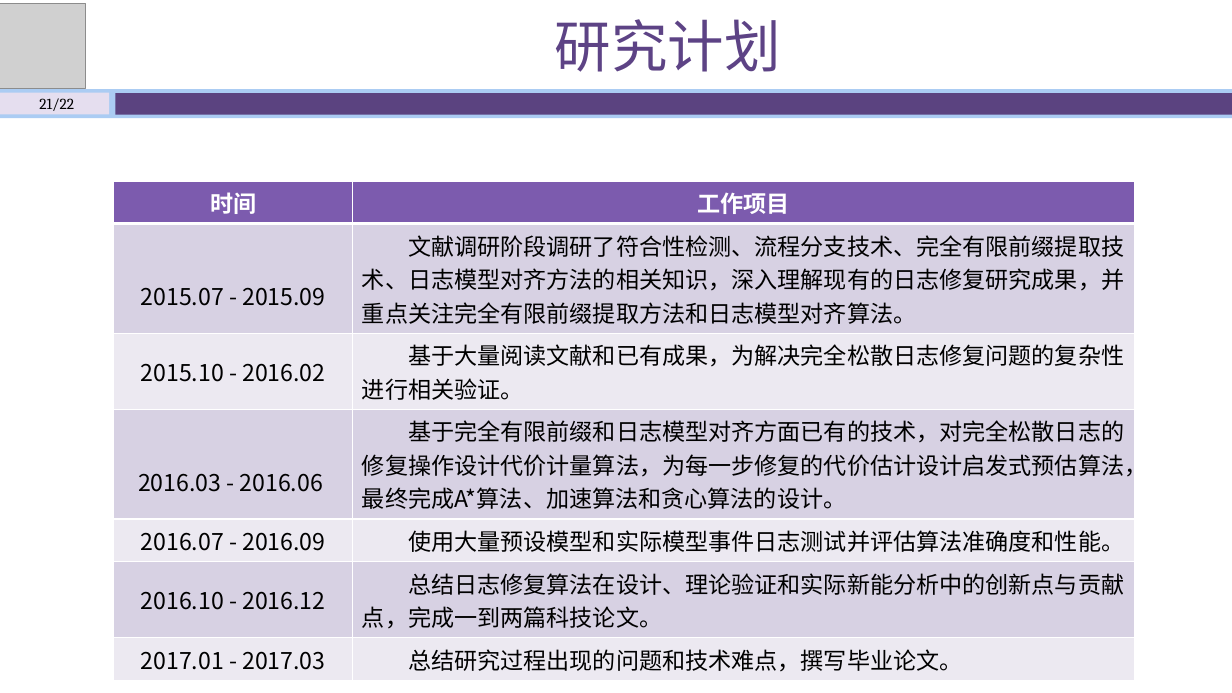
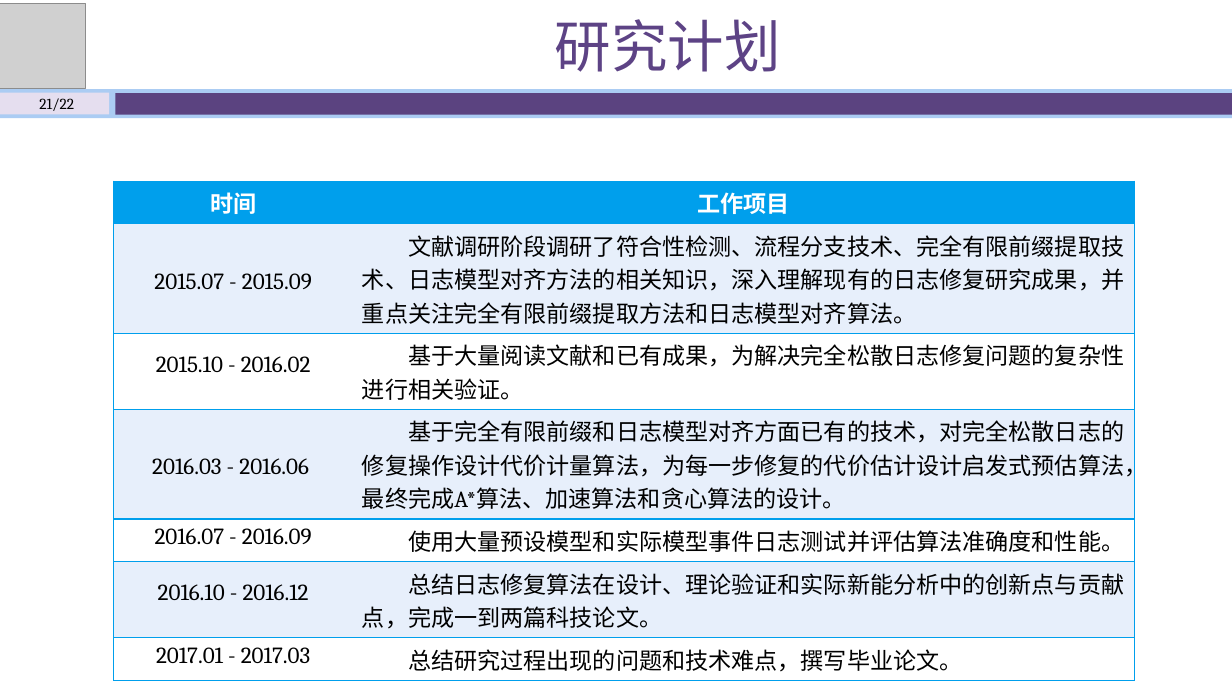
Before and after one commit to shawn47/0930, a slide deck: slide 21 of 开题答辩930-动画版.pptx. Drawn at 1232x693 pixels with LibreOffice and Linux fonts; fonts in the diff are those of the drawing; grey boxes stand for pictures. Boxes give left, top, right and bottom in pixels: in the first picture for what was removed or moved away, otherwise in the second. Text is boxed around its words. In the diff, an @@ line names an element or a change of style, - is before the commit and + after.

```diff
--- a/开题答辩930-动画版.pptx
+++ b/开题答辩930-动画版.pptx
@@ table at box(114, 181, 1135, 676) @@
@@ fill #7C5BAE to #009FEC in row 1 @@
@@ fill #D7D2E3 to #E7F0FB in 6 cells @@
@@ fill #ECEAF2 to #FFFFFF in 6 cells @@
@@ font Noto Sans CJK SC to Cambria @@
@@ borders changed @@
```
Also in this commit, not shown: 10 other slides changed, 3 other files.
